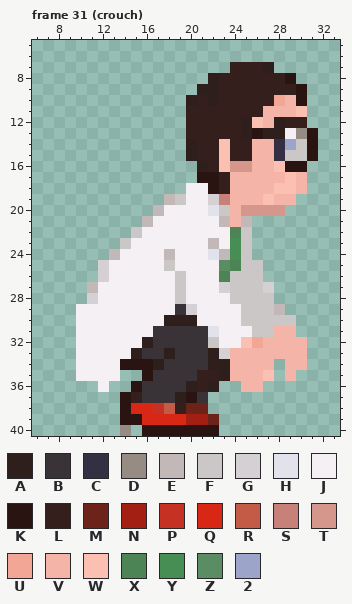
A pixel-art file gets an edit: dev/gfx/player/player-56-cropped.aseprite. Above: the version before the commit.
41x41 pixels, 65 frames. Colours within 5 levels of each other are drawn and written as one. Shown: frame 31 (crouch): x 6..33, y 5..40. The commit also changed other frames, which this record leaves out.
Visible layers, top first: "head", "Layer".
Palette (. is transparent): A #2e1f1d  B #393236  C #333043  D #978c83  E #c1b8b7  F #ccc7c7  G #d4d0d3  H #e1e2eb  J #f4f0f3  K #291411  L #341f1c  M #6c241a  N #a31e13  P #c53122  Q #d92715  R #c45b47  S #c88178  T #d5978b  U #f2a796  V #f4b5a8  W #fbc0b1  X #4c8456  Y #468e54  Z #5b8d65  2 #9ca4ca
Pixels before, frame 31 (crouch), first column x 10:
 7 ..............LLLA....
 8 ............ALLLLLLK..
 9 ...........AALLLLLLLK.
10 ..........ALALLLLLUVK.
11 ..........LLLLLLLVVVW.
12 ..........LLLLLAWVALL.
13 ..........LLLLLAKAAJDK
14 ..........ALLWLLVVC2FK
15 ..........ALLWLLVVCFFK
16 ...........ALWTTVVWKK.
17 ...........KKLVVVVVWV.
18 ..........JJKLVVVVWWV.
19 ........EFJJGSVVVWVV..
20 .......EJJJJHFVTTTT...
21 ......EJJJJJJEVE......
22 .....FJJJJJJJJXF......
23 ....FJJJJJJJEJYF......
24 ...EJJJJEJJJHEYF......
25 ..GJJJJJFJJJJZXFF.....
26 ..GJJJJJJFJJJXFFF.....
27 .EJJJJJJJFJJJGFFFG....
28 .GJJJJJJJFJJJJFFFF....
29 JJJJJJJJJBGJJJJFFFE...
30 JJJJJJJJAAAJJJJFFFFF..
31 JJJJJJJBBBBBHJJJFFVV..
32 JJJJJJABBBBBFJJWUVVVV.
33 JJJJJABBABBBAGVVVVVVV.
34 JJJJKKKABBBBAAVVVV.VV.
35 JJJJ..KBBBBLLAVVVW.V..
36 ..J..KBBBBALA..VV.....
37 ....KLBBBAKB..........
38 ....KQQPRLMM..........
39 ....KKQQQQNNM.........
40 ....D.KKKKKKK.........
New version:
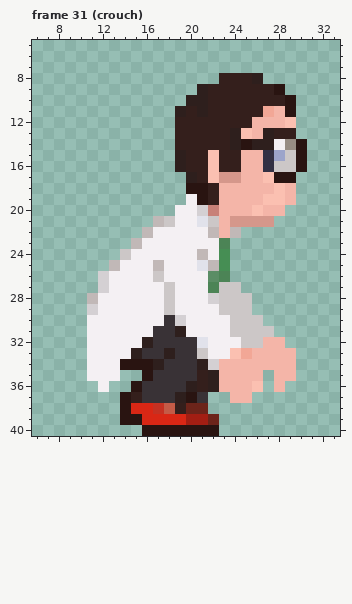
Change:
Changed rows in their new state; - is an unchanged pixel.
Frame 31 (crouch), layer "Layer":
first column x 10:
 7 --------------....----
 8 ------------.---A...--
 9 ------------L-----K..-
10 -----------AL-----LK.-
11 ---------A-A-----U-K.-
12 ---------L-----LV-VW.-
13 ---------L----AWV-LL..
14 ---------LL--LAKAAJDK.
15 ---------AL-WL-V-C2-K.
16 ---------ALLWLLV-CFF--
17 ----------ALWTT--WKK.-
18 ----------KKLV-----V.-
19 --------..-KLV----W---
20 -------..--GSV-VWVV---
21 ------.EF--HFVTTTT----
22 -----.E-----EVE.------
23 ----.E------JX..------
24 ---.F---J--EJY..------
25 --.E---EJ--HEY...-----
26 -------F-J--Z-...-----
27 -.G-----FJ--XF-...----
28 -E------FJ--GF--..----
29 .G------FJJ--FF-...---
30 .-------BGJ---F--...--
31 .--------AJJJ-FF--..--
32 .----------HJ--FF--..-
33 .----------FJJWU----.-
34 .----------AGV----V-.-
35 .-----------AV---.V---
36 -------------VV-W-V---
37 --------------VV------
40 ----.-----------------
